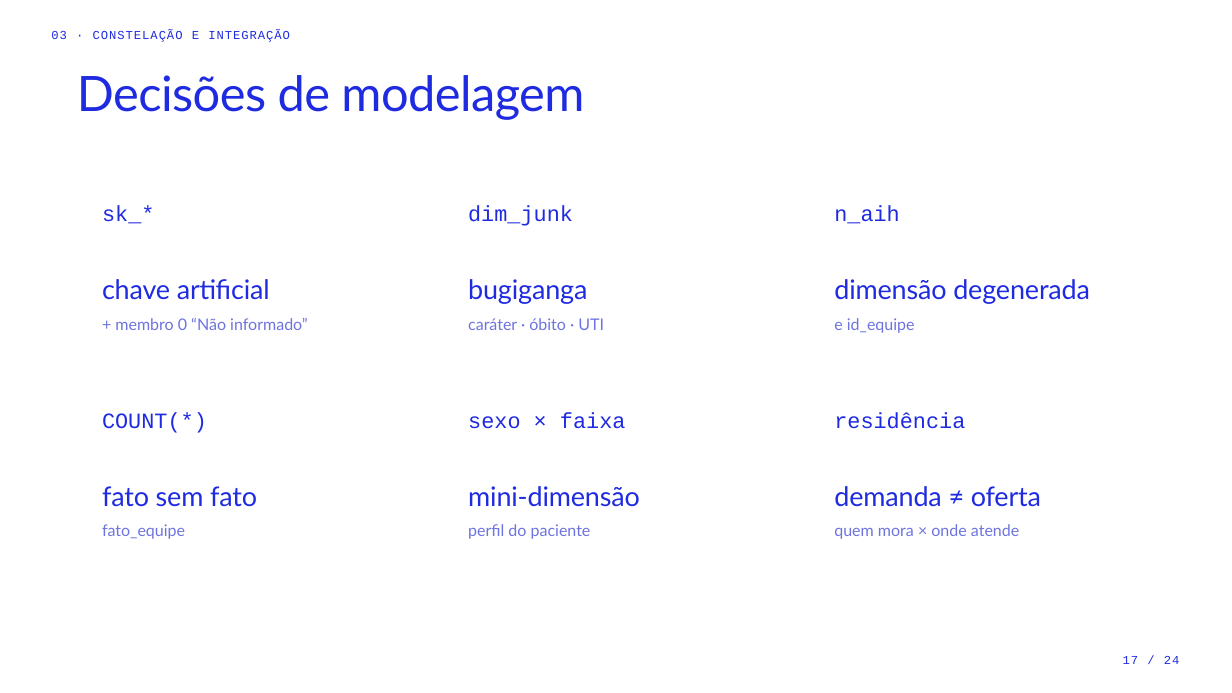
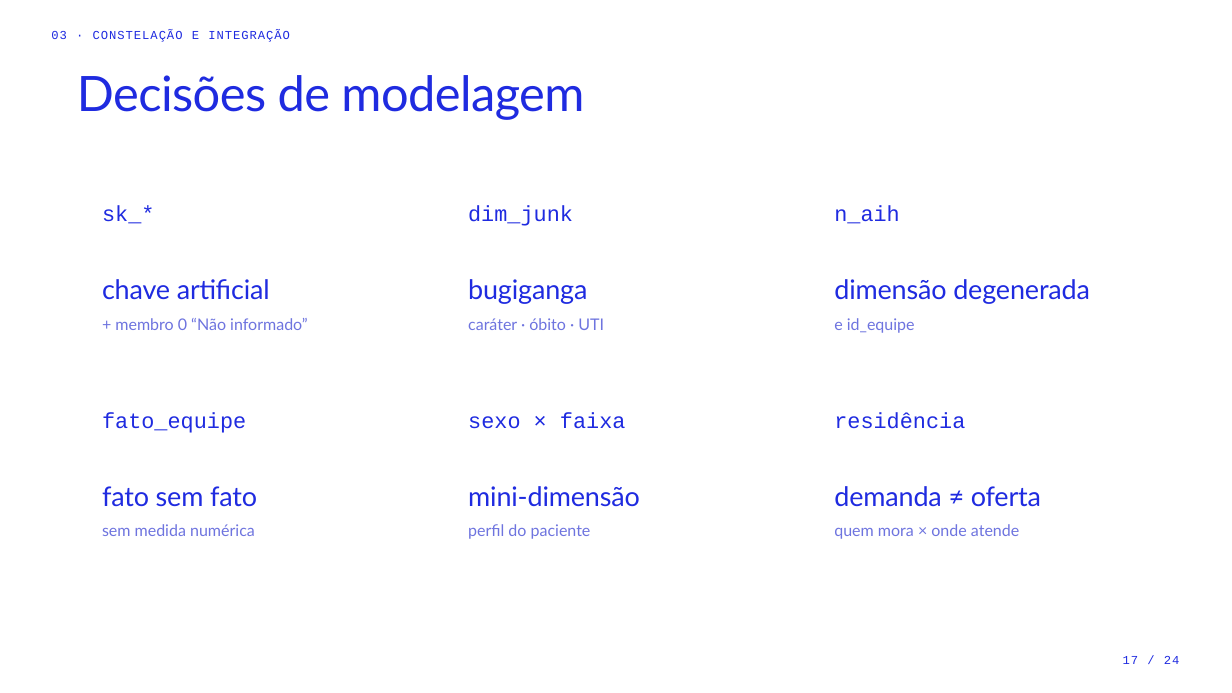
Before and after one commit to germanojorge/dw-aps-sao-carlos, a slide deck: slide 17 of apresentacao/apresentacao_cobalto.pptx. Drawn at 1232x693 pixels with LibreOffice and Linux fonts; fonts in the diff are those of the drawing; background and template pictures are left out. Boxes give left, top, right and bottom in pixels: in the first picture for what was removed or moved away, otherwise in the second. Text is boxed around its words. In the diff, an @@ line names an element or a change of style, - is before the commit and + after.

```diff
--- a/apresentacao/apresentacao_cobalto.pptx
+++ b/apresentacao/apresentacao_cobalto.pptx
@@ text "fato_equipe": place and size @@
-text "fato_equipe" at <box>102,524,185,539</box>
+text "fato_equipe" at <box>102,412,246,433</box>
@@ text "fato_equipe" at <box>102,412,246,433</box>: size 12.5 to 17 pt, font Lato to Courier New, text colour #6E74DF to #1F2BE0; line spacing 15.2pt to 20.7pt @@
@@ text removed at <box>102,412,207,433</box> @@
-COUNT(*)
@@ text added at <box>102,524,255,536</box>, 12.5 pt, text #6E74DF @@
+sem medida numérica
```
Also in this commit, not shown: 3 other files.
